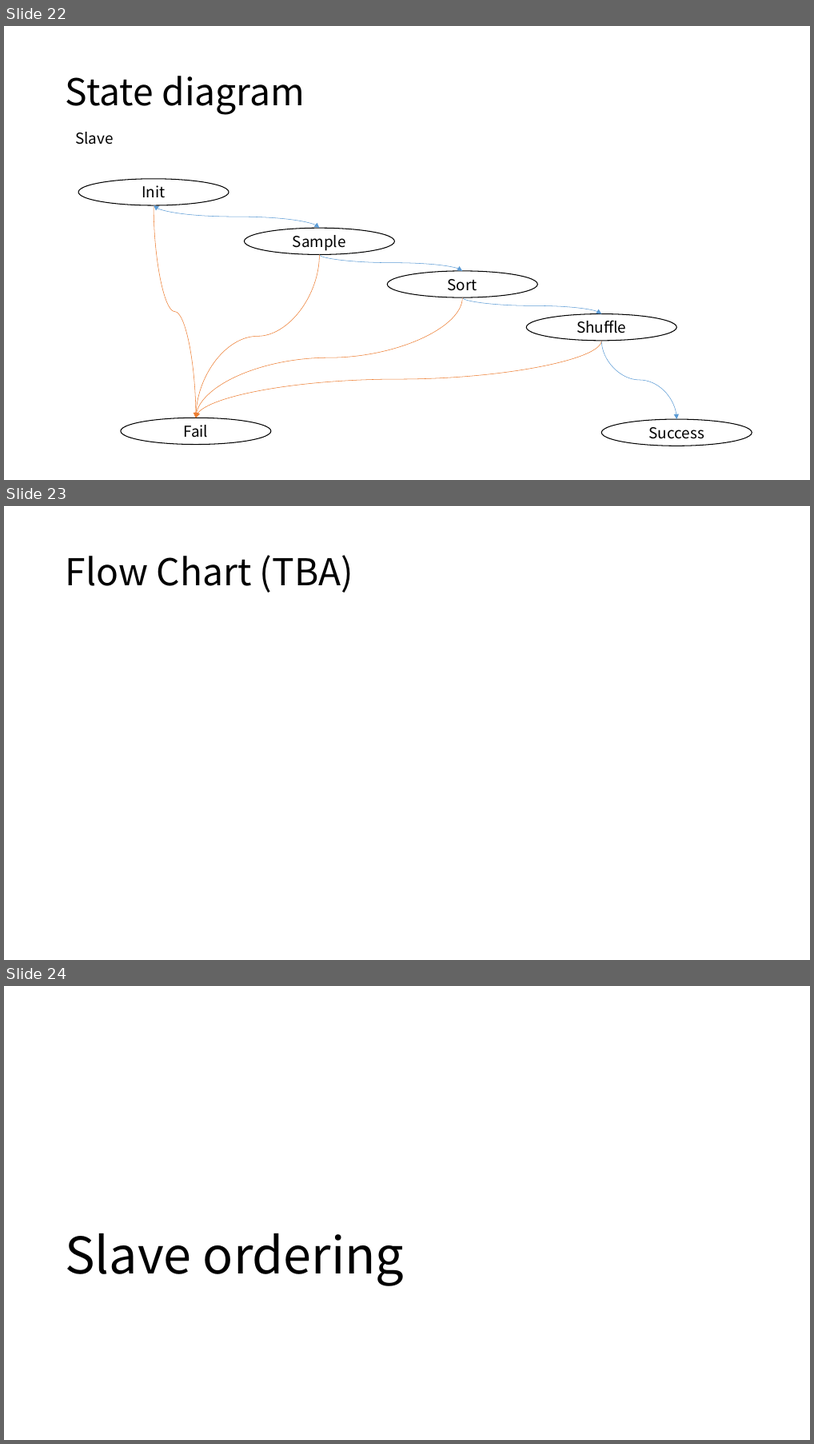
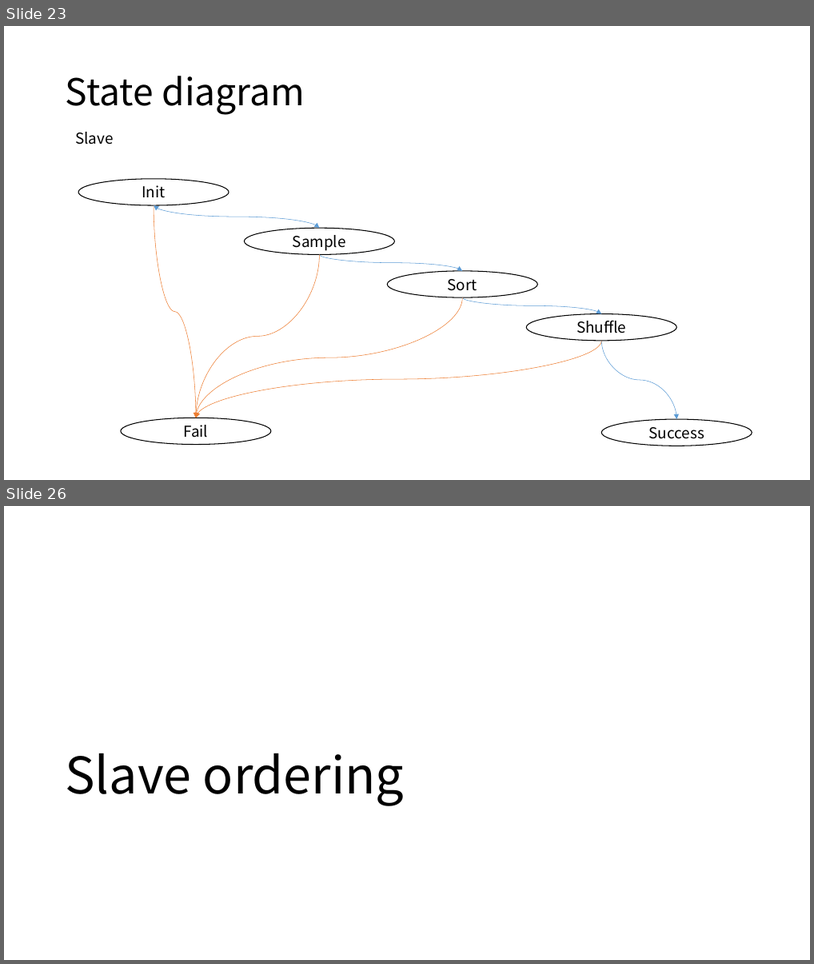
Before and after one commit to GNUp/cs434-doc, a slide deck: project2.pptx. Shown one above the other, each under a label of ours: slides 22, 23 and 24 before the commit, slides 23 and 26 after it; the slides between them are not shown. The pictures are 814x1444 and 814x964 pixels, drawn with LibreOffice and Linux fonts; fonts in the diff are those of the drawing. Boxes give left, top, right and bottom in pixels: in the first picture for what was removed or moved away, otherwise in the second. Text is boxed around its words. In the diff, an @@ line names an element or a change of style, - is before the commit and + after.

```diff
--- a/project2.pptx
+++ b/project2.pptx
@@ slide 23 removed at (4, 506, 810, 960), background #FFFFFF @@
@@ title removed at (66, 555, 354, 592) @@
-Flow Chart (TBA)
@@ what was slide 22 is now slide 23 @@
@@ what was slide 24 is now slide 26 @@
```
Also in this commit, not shown: 2 slides changed, 3 slides added.
